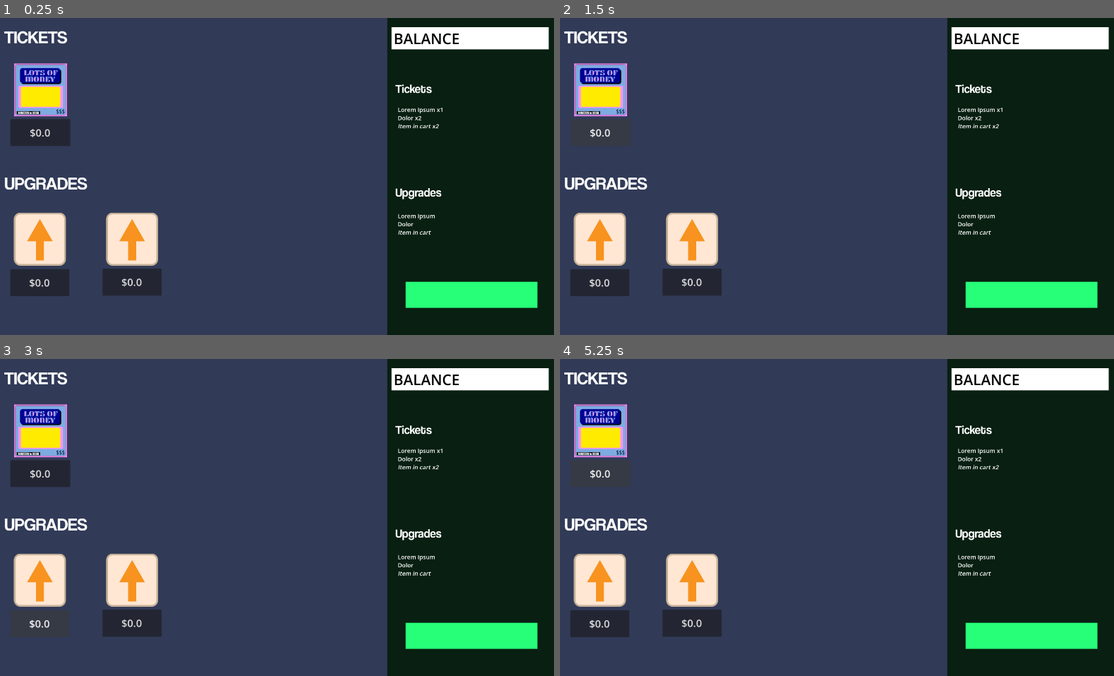
Above: before the commit, frames 1-4 (two rows, left to right).
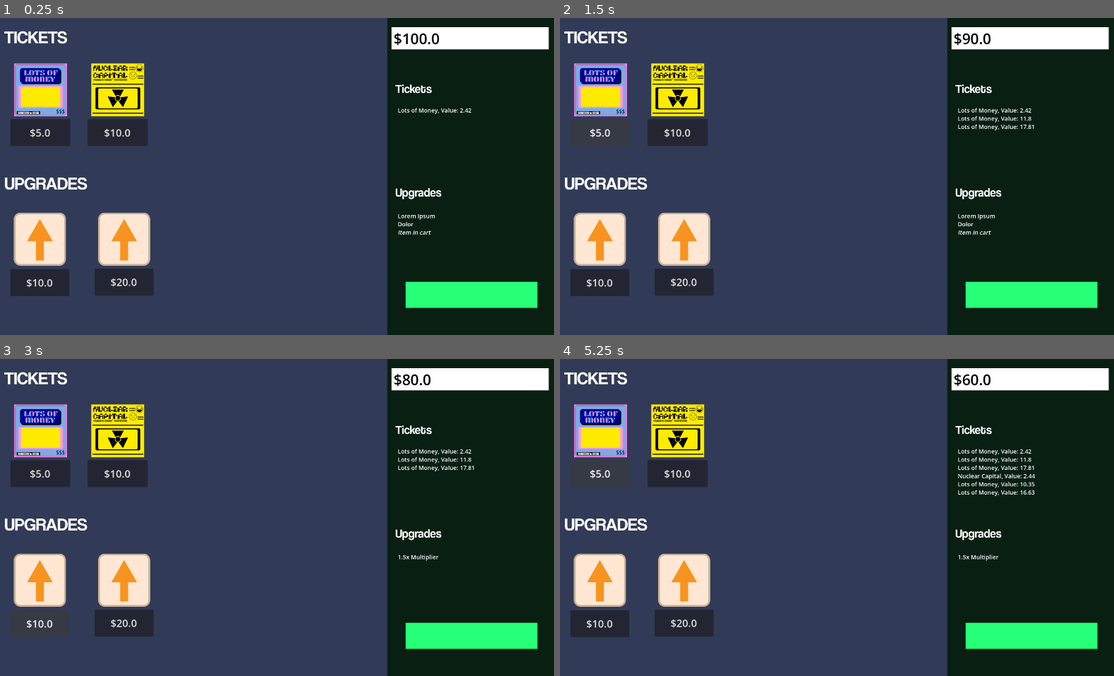
Above: after the commit, the same moments.

Repository: Hien-Trinh/ScratchOff
Game: Godot game, scene res://shop_menu.tscn
The game is run twice, just before and just after one commit, with the same random seed, the same clock (stepped at 60 frames per second) and the same inputs. This scene is started directly instead of the project's main scene.
Inputs (mouse positions are in pixels of both pictures, inside the frame that each line leads up to):
- Up to frame 1 (0.25 s): no input
- Up to frame 2 (1.5 s): click (598, 132) at 0.5 s, where only the run before the commit has a clickable "$0.0"; click (598, 132) at 1.25 s, where only the run after the commit has a clickable "$5.0"
- Up to frame 3 (3 s): click (121, 622) at 2 s, where only the run after the commit has a clickable "$20.0"; click (38, 625) at 2.75 s, where only the run after the commit has a clickable "$10.0"
- Up to frame 4 (5.25 s): click (676, 473) at 3.5 s, where only the run after the commit has a clickable "$10.0"; click (598, 473) at 4.25 s, where only the run before the commit has a clickable "$0.0"; click (598, 473) at 5 s, where only the run after the commit has a clickable "$5.0"

The runs differ from the first frame. In frame 1, 4.4% of the frame differs, in the area x 4-86%, y 4-88%; in frame 2, 4.5%; in frame 3, 4.7%; in frame 4, 5.0%.

Commit message:
feat: buying tickets and upgrades in the shop

Diff:
--- a/inventory.tscn
+++ b/inventory.tscn
@@ -1,7 +1,7 @@
 [gd_scene format=3 uid="uid://d3fh7koe6c1bg"]
 
-[ext_resource type="FontFile" uid="uid://bqxdvnqmuulum" path="res://assets/fonts/Coolvetica Rg.otf" id="1_pohso"]
-[ext_resource type="Script" path="res://scripts/inventory.gd" id="1_psafj"]
+[ext_resource type="FontFile" uid="uid://bqxdvnqmuulum" path="res://assets/Fonts/Coolvetica Rg.otf" id="1_pohso"]
+[ext_resource type="Script" uid="uid://b0ir4y21fkyuy" path="res://scripts/inventory.gd" id="1_psafj"]
 [ext_resource type="LabelSettings" uid="uid://ke1rn4aiuul1" path="res://themes/balance_header.tres" id="3_5tt2m"]
 [ext_resource type="Theme" uid="uid://br26gwrgbmvar" path="res://themes/inventory_body.tres" id="3_mrqgh"]
 
@@ -44,14 +44,11 @@
 layout_mode = 1
 anchors_preset = -1
 anchor_left = 0.72473866
-anchor_top = 0.27469134
+anchor_top = 0.25061727
 anchor_right = 0.9965157
-anchor_bottom = 0.5231481
+anchor_bottom = 0.499074
 theme = ExtResource("3_mrqgh")
 bbcode_enabled = true
-text = "Lorem Ipsum x1
-Dolor x2
-[i]Item in cart x2[/i]"
 metadata/_edit_use_anchors_ = true
 
 [node name="UpgradeHeader" type="Label" parent="." unique_id=823844346]
@@ -65,7 +62,7 @@
 label_settings = SubResource("LabelSettings_psafj")
 metadata/_edit_use_anchors_ = true
 
-[node name="TicketBody2" type="RichTextLabel" parent="." unique_id=609535115]
+[node name="UpgradeBody" type="RichTextLabel" parent="." unique_id=609535115]
 layout_mode = 1
 anchors_preset = -1
 anchor_left = 0.7247387
--- /dev/null
+++ b/rockfriend.tscn
@@ -0,0 +1,10 @@
+[gd_scene format=3 uid="uid://db2p8rikigsgy"]
+
+[ext_resource type="Texture2D" uid="uid://dd20k2w7ar65q" path="res://assets/other/pdstone.png" id="1_lbvxq"]
+
+[node name="RockFriend" type="Node2D" unique_id=1018660827]
+
+[node name="Sprite2D" type="Sprite2D" parent="." unique_id=1896128275]
+position = Vector2(935.98486, 462.50003)
+scale = Vector2(0.70106983, 0.7054382)
+texture = ExtResource("1_lbvxq")
--- a/scripts/buy_item.gd
+++ b/scripts/buy_item.gd
@@ -9,7 +9,6 @@
 # Only used for ticket items
 var upgrade_already_owned : bool
 # Only used for upgrades
-# Potentially determined through GameManager's upgrade_dict{}?
 
 @onready var rng = RandomNumberGenerator.new()
 
@@ -21,18 +20,29 @@
 # Called every frame. 'delta' is the elapsed time since the previous frame.
 func _process(_delta):
 	pass
-# On button pressed should trigger buy depending on is_upgrade
 
 func buy_ticket():
-	var diff : float = GameManager.get_balance() - buy_cost
-
-	if(diff >= 0):
-		GameManager.add_ticket(GameManager.generate_ticket("LotsOfMoney"))
-		GameManager.set_balance(diff)
+	GameManager.add_ticket(GameManager.generate_ticket(buy_name))
 		# Inventory should update automatically b/c EventBus
 		# This doesn't actually add something to the game in the table scene
-	else:
-		print("Player does not have enough money!")
 
 func buy_upgrade():
-	pass
+	if (!upgrade_already_owned):
+		if(GameManager.get_upgrade_dict().has(buy_name)):
+			GameManager.activate_upgrade(buy_name)
+			upgrade_already_owned = true
+			GameManager.set_balance(GameManager.get_balance() - buy_cost)
+			print("Upgrade bought!")
+	else: self.text = "OWNED"
+
+func _on_pressed():
+	var diff : float = GameManager.get_balance() - buy_cost
+	if(diff>=0):
+		if(!is_upgrade):
+			print("Buy ticket started...")
+			buy_ticket()
+			GameManager.set_balance(diff)
+		else:
+			print("Buy upgrade started...")
+			buy_upgrade()
+	else: print("Player does not have enough money!")
--- a/scripts/event_bus.gd
+++ b/scripts/event_bus.gd
@@ -3,7 +3,7 @@
 # Handles signals for transmitting values between
 # objects that are not directly connected.
 
-signal player_money_updated(new_value) # New value should be a double
+signal player_money_updated(new_value) # New value should be a float
 signal ticket_inventory_updated(new_value) # New value should be an ArrayList
-signal upgrade_inventory_updated(new_value) # New value should be an ArrayList
-signal mult_updated(new_value)
+signal upgrade_inventory_updated()
+signal mult_updated(new_value) # New value should be a float
--- a/scripts/game_manager.gd
+++ b/scripts/game_manager.gd
@@ -13,11 +13,11 @@
 # Called when the node enters the scene tree for the first time.
 func _ready():
 	mult = 1.0
-	balance = 0
+	set_balance(100)
 	init_ticket_dict()
+	init_upgrade_dict()
 	add_ticket(generate_ticket("LotsOfMoney"))
 	print(ticketList)
-
 
 # Called every frame. 'delta' is the elapsed time since the previous frame.
 func _process(_delta):
@@ -49,6 +49,17 @@
 	mult = new_value
 	EventBus.mult_updated.emit(mult)
 
+func get_upgrade_dict():
+	return upgrade_dict
+
+func get_ticket_list():
+	return ticketList
+
+func activate_upgrade(upgrade_name):
+	if(upgrade_dict.has(upgrade_name)):
+		upgrade_dict[upgrade_name].set_is_active(true)
+		print(upgrade_name + " is active: " + str(upgrade_dict[upgrade_name].get_is_active()))
+		EventBus.upgrade_inventory_updated.emit()
 # Runs at startup.
 # Adds one of every Item to the ticket_template_dict{} dictionary.
 func init_ticket_dict():
@@ -56,6 +67,11 @@
 	ticket_template_dict["LotsOfMoney"] = ["Lots of Money", 20, lom_texture]
 	var nc_texture = preload("res://assets/cards/NuclearCapital180.png")
 	ticket_template_dict["NuclearCapital"] = ["Nuclear Capital", 50, nc_texture]
+
+func init_upgrade_dict():
+	var mult1_texture = preload("res://assets/upgrades/temp_up.svg")
+	upgrade_dict["Mult1"] = MultiplierUpgrade.new("1.5x Multiplier", mult1_texture, 1.5)
+	print(upgrade_dict)
 
 func generate_ticket(ticket_key : String):
 	if(ticket_template_dict.has(ticket_key)):
--- a/scripts/inventory.gd
+++ b/scripts/inventory.gd
@@ -2,13 +2,37 @@
 
 @onready var localList = Array()
 
+@onready var balanceLabel = $MoneyLabel/Label
+@onready var ticketBody = $TicketBody
+@onready var upgradeBody = $UpgradeBody
+
 # Called when the node enters the scene tree for the first time.
 func _ready():
 	EventBus.connect("ticket_inventory_updated", on_ticket_inventory_updated)
+	EventBus.connect("player_money_updated", on_balance_updated)
+	EventBus.connect("upgrade_inventory_updated", on_upgrade_inventory_updated)
+	balanceLabel.text = "$" + str(GameManager.get_balance())
+	ticketBody.clear()
+	on_ticket_inventory_updated(GameManager.get_ticket_list())
 
 # Called every frame. 'delta' is the elapsed time since the previous frame.
 func _process(_delta):
 	pass
 
 func on_ticket_inventory_updated(new_list):
+	ticketBody.text = ""
 	localList = new_list
+	for item in localList:
+		ticketBody.text += item._to_string()
+
+func on_upgrade_inventory_updated():
+	upgradeBody.text = ""
+	var localDict = GameManager.get_upgrade_dict().duplicate()
+	for upgradeKey in localDict:
+		var upgrade = localDict[upgradeKey]
+		if (upgrade.get_is_active()):
+			upgradeBody.text += upgrade._to_string()
+
+
+func on_balance_updated(new_value):
+	balanceLabel.text = "$" + str(new_value)
--- a/scripts/item.gd
+++ b/scripts/item.gd
@@ -27,5 +27,7 @@
 func set_item_name(new_name):
 	item_name = new_name
 
-func _to_string():
-	return item_name + ", Value: " + str(item_value)
+func _to_string(): # Overriding the default _to_string() method
+	return "[br]" + item_name + ", Value: " + str(item_value)
+	# Hide value from player in test build
+	# [br] is BBCode, signifies a text line break
--- /dev/null
+++ b/scripts/multiplier_upgrade.gd
@@ -0,0 +1,16 @@
+extends Upgrade # Subclass of the Upgrade class
+class_name MultiplierUpgrade
+# Class for Multiplier upgrades
+
+var multiplier : float:
+	set = set_multiplier, get = get_multiplier
+
+func _init(new_name : String, new_texture : Texture2D, multiplier : float):
+	upgrade_name = new_name
+	upgrade_texture = new_texture
+
+func get_multiplier():
+	return multiplier
+
+func set_multiplier(new_value):
+	multiplier = new_value
--- a/scripts/upgrade.gd
+++ b/scripts/upgrade.gd
@@ -7,12 +7,25 @@
 
 var upgrade_texture : Texture
 
+var is_active : bool:
+	set = set_is_active, get = get_is_active
+
 func _init(new_name :  String, new_texture : Texture2D):
 	upgrade_name = new_name
 	upgrade_texture = new_texture
+	is_active = false
 
 func get_upgrade_name():
 	return upgrade_name
 
 func set_upgrade_name(new_name):
 	upgrade_name = new_name
+
+func get_is_active():
+	return is_active
+
+func set_is_active(new_value : bool):
+	is_active = new_value
+
+func _to_string(): # Overriding the default _to_string() method
+	return upgrade_name
--- a/shop_menu.tscn
+++ b/shop_menu.tscn
@@ -3,6 +3,7 @@
 [ext_resource type="PackedScene" uid="uid://d3fh7koe6c1bg" path="res://inventory.tscn" id="1_68nve"]
 [ext_resource type="Texture2D" uid="uid://de7emop815p5h" path="res://assets/upgrades/temp_up.svg" id="2_68nve"]
 [ext_resource type="Texture2D" uid="uid://deobaci2cicvx" path="res://assets/cards/lots-of-money.png" id="2_f8gav"]
+[ext_resource type="Texture2D" uid="uid://dt8ojhx3dmwmg" path="res://assets/cards/NuclearCapital180.png" id="2_qejid"]
 [ext_resource type="LabelSettings" uid="uid://buxtvmxr8t4no" path="res://themes/shop_header.tres" id="2_rh1mo"]
 [ext_resource type="Script" uid="uid://7tcsu8ee704u" path="res://scripts/buy_item.gd" id="5_f8gav"]
 
@@ -58,7 +59,8 @@
 theme_override_font_sizes/font_size = 35
 text = "TEMP"
 script = ExtResource("5_f8gav")
-buy_name = "LotsofMoney"
+buy_cost = 5.0
+buy_name = "LotsOfMoney"
 buy_texture = ExtResource("2_f8gav")
 item_max_payout = 20.0
 metadata/_edit_use_anchors_ = true
@@ -88,14 +90,11 @@
 [node name="Upgrade2" type="TextureRect" parent="Upgrades" unique_id=139241062]
 layout_mode = 1
 anchors_preset = -1
-anchor_left = 0.20572917
-anchor_top = 0.61388886
-anchor_right = 0.316667
-anchor_bottom = 0.81111115
-offset_left = 305.10416
-offset_top = 483.11102
-offset_right = 477.66663
-offset_bottom = 656.2221
+anchor_left = 7.158333
+anchor_top = 12.691664
+anchor_right = 11.583333
+anchor_bottom = 17.216663
+offset_bottom = 6.1035156e-05
 pivot_offset = Vector2(117, 117)
 texture = ExtResource("2_68nve")
 metadata/_edit_use_anchors_ = true
@@ -110,6 +109,7 @@
 theme_override_font_sizes/font_size = 35
 text = "TEMP"
 script = ExtResource("5_f8gav")
+buy_cost = 20.0
 buy_name = "Upgrade2"
 buy_texture = ExtResource("2_68nve")
 is_upgrade = true
@@ -140,7 +140,8 @@
 theme_override_font_sizes/font_size = 35
 text = "TEMP"
 script = ExtResource("5_f8gav")
-buy_name = "Upgrade1"
+buy_cost = 10.0
+buy_name = "Mult1"
 buy_texture = ExtResource("2_68nve")
 is_upgrade = true
 metadata/_edit_use_anchors_ = true
@@ -159,3 +160,35 @@
 text = "UPGRADES"
 label_settings = ExtResource("2_rh1mo")
 metadata/_edit_use_anchors_ = true
+
+[node name="Ticket2" type="TextureRect" parent="." unique_id=1133795772]
+layout_mode = 1
+anchors_preset = -1
+anchor_left = 0.1796875
+anchor_top = 0.14351852
+anchor_right = 0.2734375
+anchor_bottom = 0.3101852
+pivot_offset = Vector2(83, 91)
+texture = ExtResource("2_qejid")
+metadata/_edit_use_anchors_ = true
+
+[node name="Buy_NC" type="Button" parent="Ticket2" unique_id=976072297]
+layout_mode = 1
+anchors_preset = -1
+anchor_left = -0.0703125
+anchor_top = 1.0546875
+anchor_right = 1.0625
+anchor_bottom = 1.5625
+theme_override_font_sizes/font_size = 35
+text = "TEMP"
+script = ExtResource("5_f8gav")
+buy_cost = 10.0
+buy_name = "NuclearCapital"
+buy_texture = ExtResource("2_qejid")
+item_max_payout = 20.0
+metadata/_edit_use_anchors_ = true
+
+[connection signal="pressed" from="Tickets/Ticket1/Button" to="Tickets/Ticket1/Button" method="_on_pressed"]
+[connection signal="pressed" from="Upgrades/Upgrade2/Button" to="Upgrades/Upgrade2/Button" method="_on_pressed"]
+[connection signal="pressed" from="Upgrades/Upgrade1/Button" to="Upgrades/Upgrade1/Button" method="_on_pressed"]
+[connection signal="pressed" from="Ticket2/Buy_NC" to="Ticket2/Buy_NC" method="_on_pressed"]
Not shown, changed: assets/Fonts/Coolvetica Rg.otf.import
Binary file added: assets/other/pdstone.png
Not shown, added: assets/other/pdstone.png.import
Not shown, added: scripts/multiplier_upgrade.gd.uid
